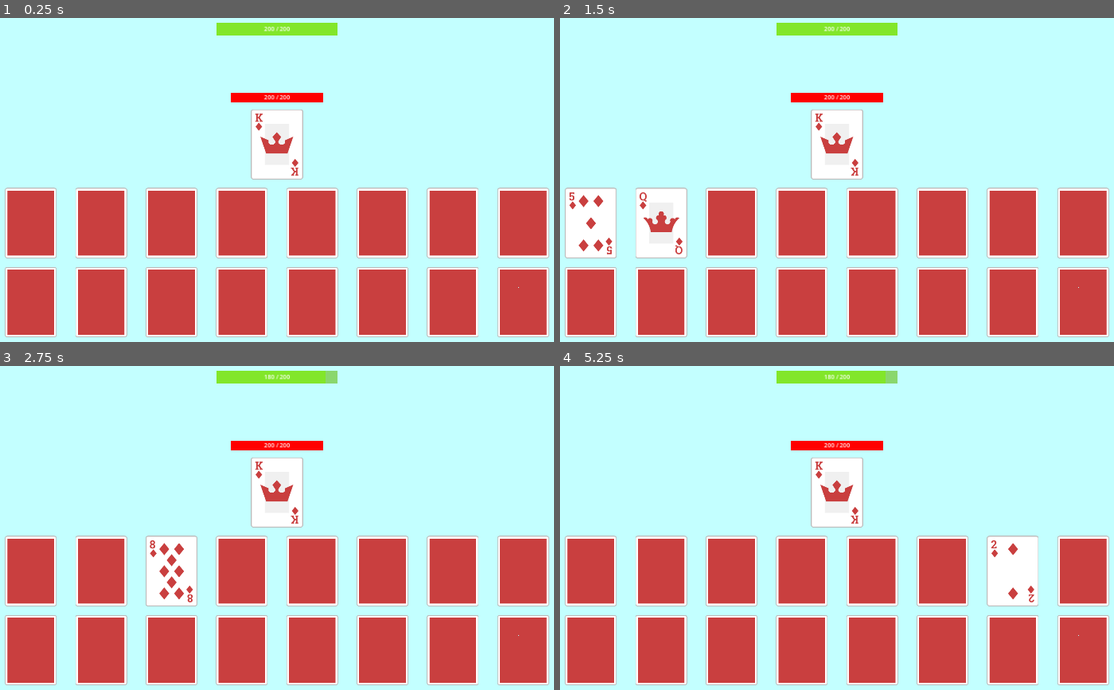
Above: before the commit, frames 1-4 (two rows, left to right).
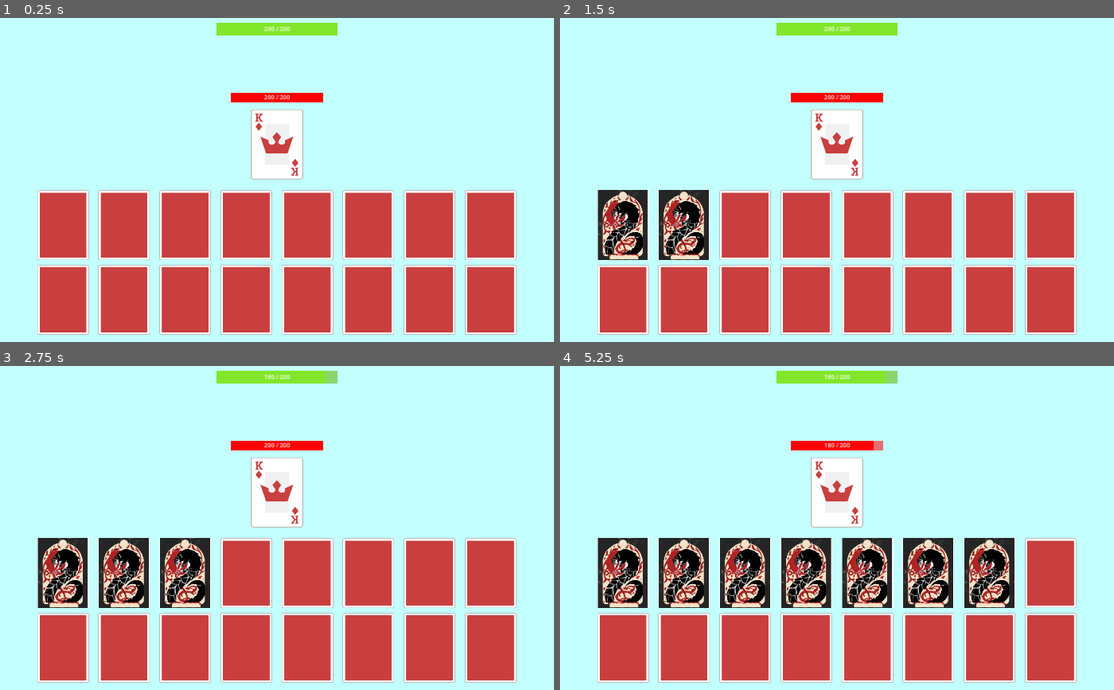
Above: after the commit, the same moments.

Repository: IES-Rafael-Alberti/GameOff2024TurboButaTeam
Game: Godot game, scene res://scenes/game.tscn
Two runs of this game, one before a commit and one after it. Both use one fixed random seed, a clock stepped at 60 frames per second and the inputs below.
Inputs (mouse positions are in pixels of both pictures, inside the frame that each line leads up to; where the layout moved, square brackets give the same spot in the first picture):
- Up to frame 1 (0.25 s): no input
- Up to frame 2 (1.5 s): click (620, 225) [593, 222] at 0.5 s; click (681, 225) [659, 222] at 1.25 s
- Up to frame 3 (2.75 s): click (182, 573) [171, 570] at 2 s
- Up to frame 4 (5.25 s): click (803, 573) [803, 570] at 2.75 s; click (864, 573) [870, 570] at 3.5 s; click (931, 573) [942, 570] at 4.25 s; click (1014, 570) at 5.02 s

The runs differ from the first frame. In frame 1, 25% of the frame differs, in the area x 0-100%, y 52-99%; in frame 2, 27%; in frame 3, 28%; in frame 4, 33%, in the area x 0-100%, y 23-99%.

Commit message:
shieldScript not finished and animal card sample

Diff:
--- a/scenes/board.tscn
+++ b/scenes/board.tscn
@@ -7,6 +7,8 @@
 
 [sub_resource type="StyleBoxFlat" id="StyleBoxFlat_hqa7g"]
 bg_color = Color(0.509804, 0.901961, 0.164706, 1)
+
+[sub_resource type="StyleBoxFlat" id="StyleBoxFlat_frf6y"]
 
 [node name="Board" type="Control"]
 layout_mode = 3
@@ -50,6 +52,29 @@
 horizontal_alignment = 1
 vertical_alignment = 1
 
+[node name="ProgressBarShield" type="ProgressBar" parent="ProgressBar"]
+unique_name_in_owner = true
+layout_mode = 1
+anchors_preset = 15
+anchor_right = 1.0
+anchor_bottom = 1.0
+offset_left = 279.0
+grow_horizontal = 2
+grow_vertical = 2
+theme_override_styles/background = SubResource("StyleBoxFlat_frf6y")
+show_percentage = false
+
+[node name="Label" type="Label" parent="ProgressBar/ProgressBarShield"]
+layout_mode = 1
+anchors_preset = 15
+anchor_right = 1.0
+anchor_bottom = 1.0
+grow_horizontal = 2
+grow_vertical = 2
+text = "50"
+horizontal_alignment = 1
+vertical_alignment = 1
+
 [node name="BossContainer" type="VBoxContainer" parent="."]
 layout_mode = 1
 anchors_preset = -1
@@ -79,6 +104,6 @@
 
 [node name="grid" type="GridContainer" parent="BoardContainer/CenterContainer"]
 layout_mode = 2
-theme_override_constants/h_separation = 50
-theme_override_constants/v_separation = 24
+theme_override_constants/h_separation = 25
+theme_override_constants/v_separation = 12
 columns = 8
--- a/scenes/card.tscn
+++ b/scenes/card.tscn
@@ -1,18 +1,9 @@
-[gd_scene load_steps=5 format=3 uid="uid://dup3wc5aw7n4e"]
+[gd_scene load_steps=2 format=3 uid="uid://dup3wc5aw7n4e"]
 
-[ext_resource type="Shader" path="res://scripts/shaders/cardBurn.gdshader" id="1_h38iw"]
 [ext_resource type="Script" path="res://scripts/card.gd" id="1_ykaut"]
-[ext_resource type="Texture2D" uid="uid://cgr064vblhvdg" path="res://assets/shadersTextures/burnNoise.tres" id="2_xtp0r"]
-
-[sub_resource type="ShaderMaterial" id="ShaderMaterial_sdw7t"]
-shader = ExtResource("1_h38iw")
-shader_parameter/dissolve_value = 1.0
-shader_parameter/burn_size = 0.4
-shader_parameter/burn_color = null
-shader_parameter/dissolve_texture = ExtResource("2_xtp0r")
 
 [node name="Card" type="TextureButton"]
-material = SubResource("ShaderMaterial_sdw7t")
+offset_right = 300.0
 script = ExtResource("1_ykaut")
 
 [connection signal="pressed" from="." to="." method="_on_pressed"]
--- a/scenes/cardList.tscn
+++ b/scenes/cardList.tscn
@@ -1,62 +1,53 @@
-[gd_scene load_steps=15 format=3 uid="uid://bnmf1ucjb1p7o"]
+[gd_scene load_steps=6 format=3 uid="uid://bnmf1ucjb1p7o"]
 
 [ext_resource type="PackedScene" uid="uid://dup3wc5aw7n4e" path="res://scenes/card.tscn" id="1_c275a"]
-[ext_resource type="Texture2D" uid="uid://bhhnqxdinpgsp" path="res://assets/sprites/cards/card1.png" id="2_325ot"]
-[ext_resource type="Texture2D" uid="uid://daa2odq7tvuu5" path="res://assets/sprites/cards/card2.png" id="3_5vb5s"]
+[ext_resource type="Texture2D" uid="uid://t7lxgcylg0e0" path="res://assets/sprites/cards/pangolin.webp" id="2_1xuex"]
 [ext_resource type="Script" path="res://scripts/cards/cardAttack.gd" id="3_jmysu"]
 [ext_resource type="Script" path="res://scripts/cards/cardDecreaseDef.gd" id="3_wrheb"]
-[ext_resource type="Texture2D" uid="uid://d0sggx17wkpyf" path="res://assets/sprites/cards/card3.png" id="4_176uk"]
-[ext_resource type="Texture2D" uid="uid://222xm28mkygh" path="res://assets/sprites/cards/card4.png" id="5_hprt7"]
-[ext_resource type="Texture2D" uid="uid://biff2lb2u6cg8" path="res://assets/sprites/cards/card5.png" id="6_rnikx"]
-[ext_resource type="Texture2D" uid="uid://eiox44j3dq46" path="res://assets/sprites/cards/card6.png" id="7_yo2km"]
-[ext_resource type="Texture2D" uid="uid://0vmbnpyg1rc" path="res://assets/sprites/cards/card7.png" id="8_fek5y"]
-[ext_resource type="Texture2D" uid="uid://dwxfq6ox7ytws" path="res://assets/sprites/cards/card8.png" id="9_lu7ck"]
-[ext_resource type="Texture2D" uid="uid://b73nxglu15057" path="res://assets/sprites/cards/card9.png" id="10_0g6d0"]
-[ext_resource type="Texture2D" uid="uid://cb5cn28pj185b" path="res://assets/sprites/cards/card10.png" id="11_564cf"]
-[ext_resource type="Texture2D" uid="uid://cjtbhspy1js62" path="res://assets/sprites/cards/card11.png" id="12_itb5a"]
+[ext_resource type="Script" path="res://scripts/cards/cardShield.gd" id="13_qse35"]
 
 [node name="CardList" type="Node2D"]
 
 [node name="Card1" parent="." instance=ExtResource("1_c275a")]
-face = ExtResource("2_325ot")
+face = ExtResource("2_1xuex")
 scriptAnimal = ExtResource("3_jmysu")
 
 [node name="Card2" parent="." instance=ExtResource("1_c275a")]
-face = ExtResource("3_5vb5s")
+face = ExtResource("2_1xuex")
 scriptAnimal = ExtResource("3_jmysu")
 
 [node name="Card3" parent="." instance=ExtResource("1_c275a")]
-face = ExtResource("4_176uk")
+face = ExtResource("2_1xuex")
 scriptAnimal = ExtResource("3_jmysu")
 
 [node name="Card4" parent="." instance=ExtResource("1_c275a")]
-face = ExtResource("5_hprt7")
+face = ExtResource("2_1xuex")
 scriptAnimal = ExtResource("3_jmysu")
 
 [node name="Card5" parent="." instance=ExtResource("1_c275a")]
-face = ExtResource("6_rnikx")
+face = ExtResource("2_1xuex")
 scriptAnimal = ExtResource("3_jmysu")
 
 [node name="Card6" parent="." instance=ExtResource("1_c275a")]
-face = ExtResource("7_yo2km")
+face = ExtResource("2_1xuex")
 scriptAnimal = ExtResource("3_wrheb")
 
 [node name="Card7" parent="." instance=ExtResource("1_c275a")]
-face = ExtResource("8_fek5y")
+face = ExtResource("2_1xuex")
 scriptAnimal = ExtResource("3_wrheb")
 
 [node name="Card8" parent="." instance=ExtResource("1_c275a")]
-face = ExtResource("9_lu7ck")
+face = ExtResource("2_1xuex")
 scriptAnimal = ExtResource("3_wrheb")
 
 [node name="Card9" parent="." instance=ExtResource("1_c275a")]
-face = ExtResource("10_0g6d0")
-scriptAnimal = ExtResource("3_wrheb")
+face = ExtResource("2_1xuex")
+scriptAnimal = ExtResource("13_qse35")
 
 [node name="Card10" parent="." instance=ExtResource("1_c275a")]
-face = ExtResource("11_564cf")
-scriptAnimal = ExtResource("3_wrheb")
+face = ExtResource("2_1xuex")
+scriptAnimal = ExtResource("13_qse35")
 
 [node name="Card11" parent="." instance=ExtResource("1_c275a")]
-face = ExtResource("12_itb5a")
-scriptAnimal = ExtResource("3_wrheb")
+face = ExtResource("2_1xuex")
+scriptAnimal = ExtResource("13_qse35")
--- a/scripts/board.gd
+++ b/scripts/board.gd
@@ -11,7 +11,7 @@
 @onready var grid: GridContainer = $BoardContainer/CenterContainer/grid
 @onready var grid_container: GridContainer = $BossContainer/CenterContainer/GridContainer
 @onready var label: Label = $ProgressBar/Label
-
+@onready var progressBarShield = $ProgressBar/ProgressBarShield
 
 # Cargamos la escena que contiene todas las cartas
 @onready var cardListScene = preload("res://scenes/cardList.tscn")
@@ -22,6 +22,9 @@
 	GameManager.healthPlayer = maxHealthPlayer
 	progress_bar.max_value = GameManager.healthPlayer
 	progress_bar.value = GameManager.healthPlayer
+
+	#Quitar visible al shield del player
+	progressBarShield.visible = false
 
 	label.text = str(GameManager.healthPlayer) + " / " + str(GameManager.healthPlayer)
 
--- /dev/null
+++ b/scripts/cards/cardShield.gd
@@ -0,0 +1,8 @@
+extends Node
+
+@export var shieldMaxValue = 50
+@onready var progress_bar_shield = %ProgressBarShield
+
+
+func action():
+	GameManager.playerShield = shieldMaxValue
--- a/scripts/gameManager.gd
+++ b/scripts/gameManager.gd
@@ -5,6 +5,9 @@
 
 #Variable con la vida del jugador
 var healthPlayer
+
+#Variable con la vida del jugador
+var playerShield = 0
 
 #Hace un preload del dorso de la carta
 var cardBack = preload("res://assets/sprites/cards/cardBack.png")
Binary file added: assets/sprites/cards/pangolin (1).webp
Not shown, added: assets/sprites/cards/pangolin (1).webp.import
Binary file added: assets/sprites/cards/pangolin.webp
Not shown, added: assets/sprites/cards/pangolin.webp.import
Not shown: 1 places in scenes/board.tscn that only renumber resources
